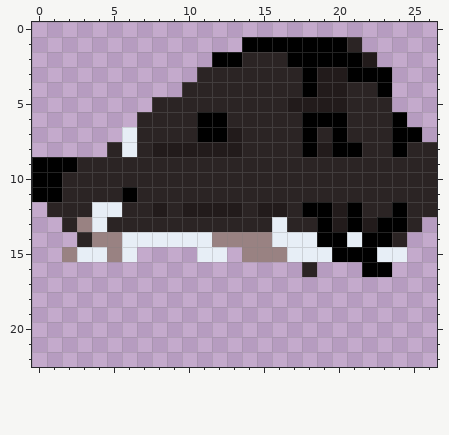
Pixel-art file: sprites/player-dogs/gianluca-left-head.aseprite. That is the earlier state.
27x58 pixels, 1 frame. Shown: x 0..26, y 0..22.
After:
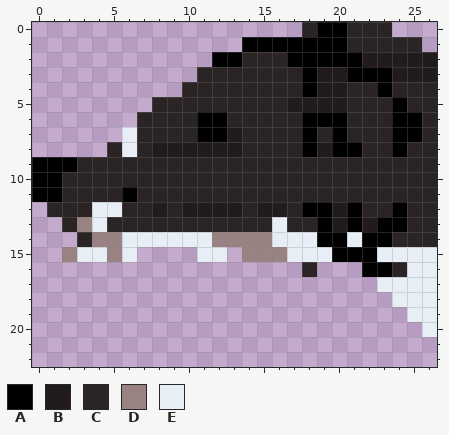
Palette (. is transparent): A #000000  B #221b1b  C #2b2424  D #998282  E #e7eef6
Message: fixed the drawing for lionel and gianluca
Changes in this commit:
y 0: x 18..23 ...... -> CAACCC
y 1: x 22..25 .... -> CCCC
y 2: x 23..26 .... -> BBBB
y 3: x 24..26 ... -> BBB
y 4: x 24..26 ... -> CCC
y 5: x 24..26 ... -> ACC
y 6: x 25..26 .. -> AC
y 7: x 26 . -> C
y 13: x 26 . -> C
y 14: x 25..26 .. -> CC
y 15: x 25..26 .. -> EE
y 16: x 24..26 ... -> CEE
y 17: x 23..26 .... -> EEEE
y 18: x 24..26 ... -> EEE
y 19: x 25..26 .. -> EE
y 20: x 26 . -> E
